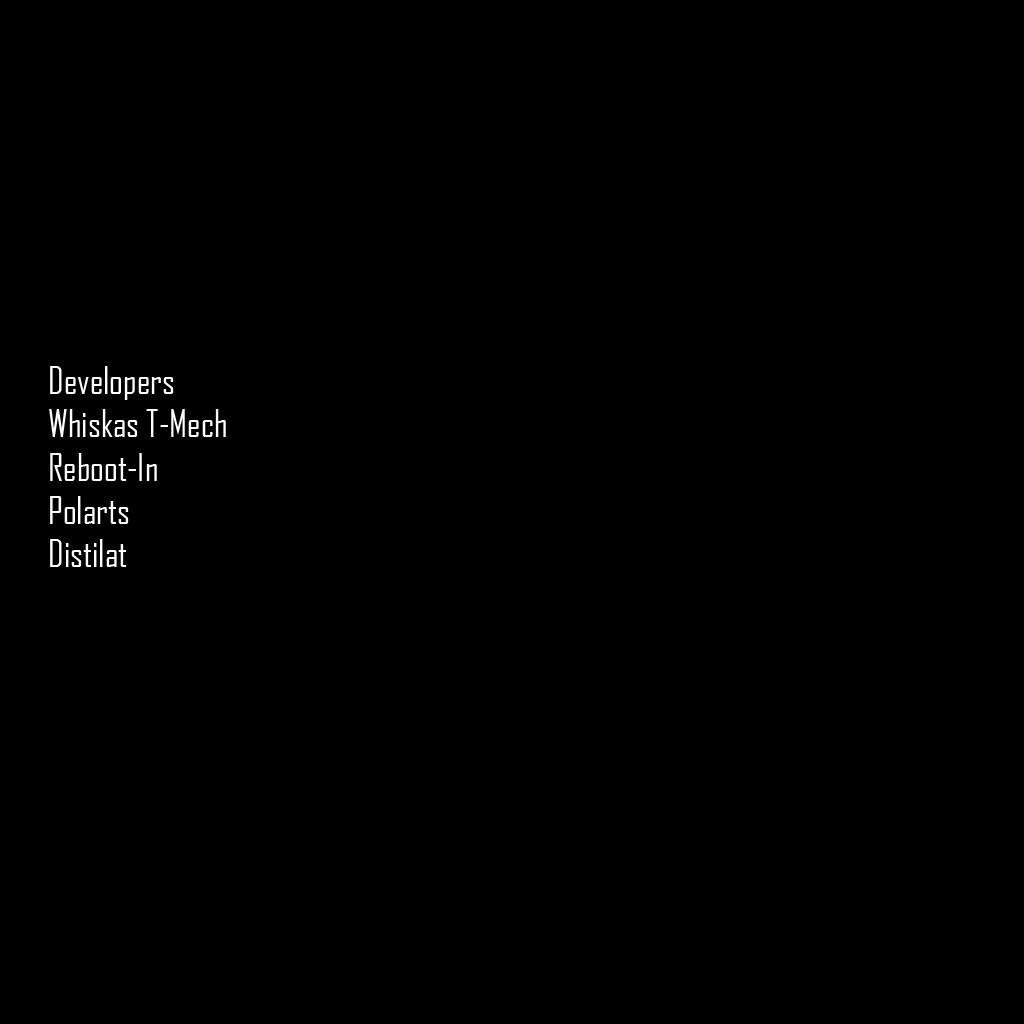
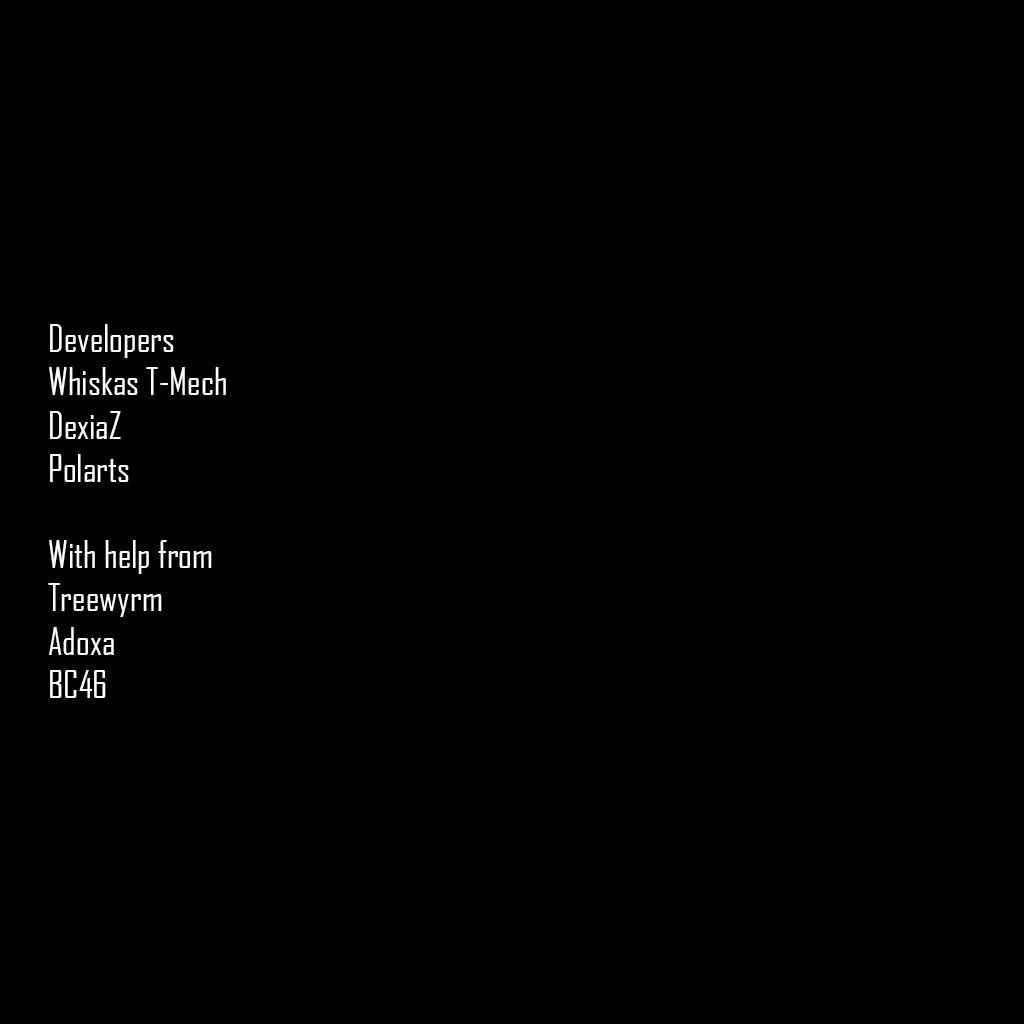
Layer changes from the first 1024×1024 image to the second:
renamed "Developers Whiskas T-Mech Reboot-In Polarts Distilat" to "Developers Whiskas T-Mech DexiaZ Polarts With help from Treew", painted on it over [48, 324, 226, 698]
